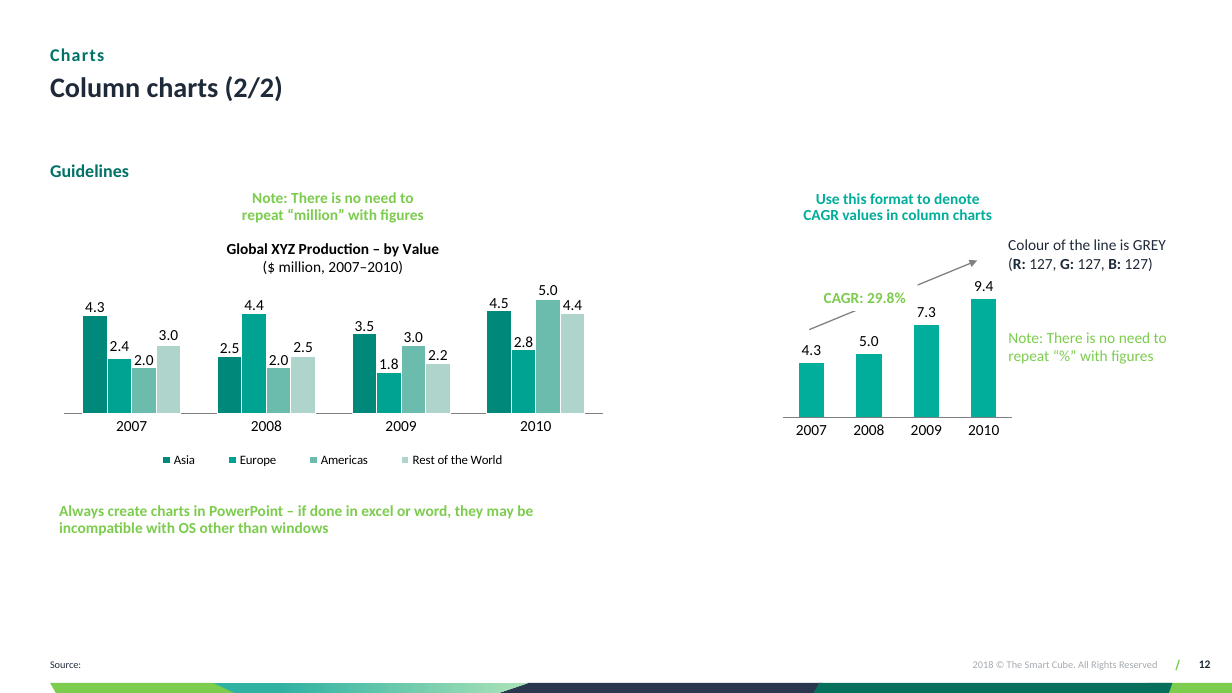
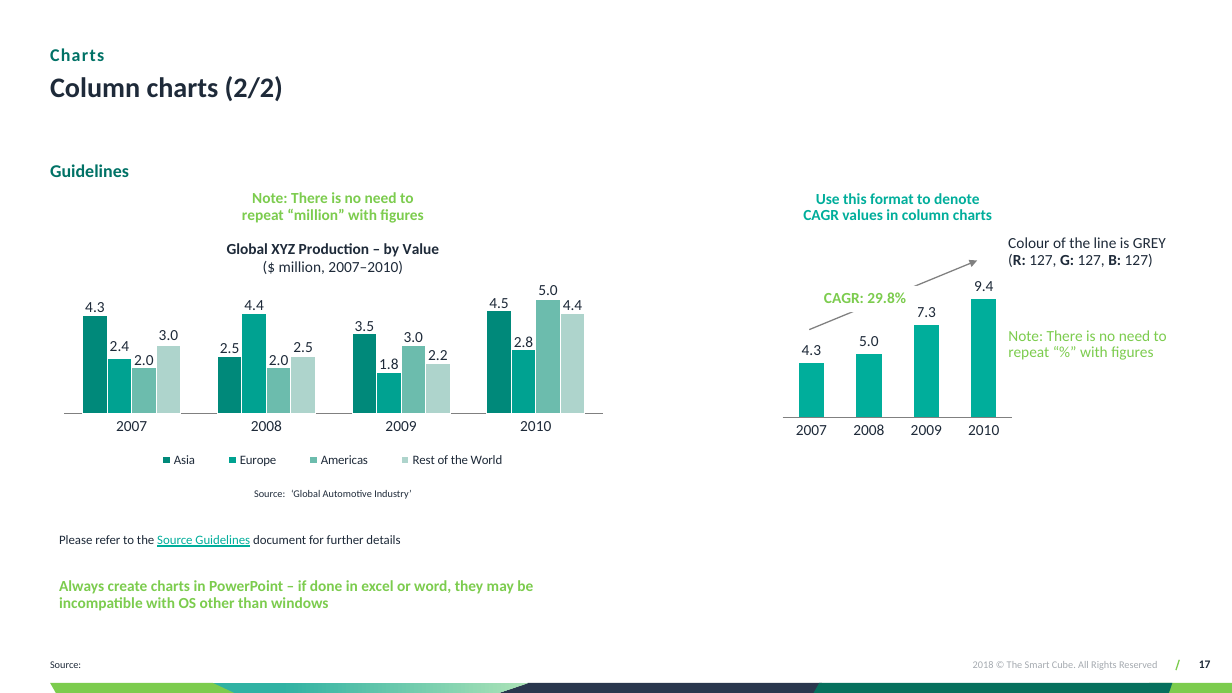
Before and after one commit to tdev131287/techandmate, a slide deck: slide 17 of TSCPPT_Addin/AppData/Template/Template_Automation.pptx (slide 12 before the commit). Drawn at 1232x693 pixels with LibreOffice and Linux fonts; fonts in the diff are those of the drawing; background and template pictures are left out. Boxes give left, top, right and bottom in pixels: in the first picture for what was removed or moved away, otherwise in the second. Text is boxed around its words. In the diff, an @@ line names an element or a change of style, - is before the commit and + after.

```diff
--- a/TSCPPT_Addin/AppData/Template/Template_Automation.pptx
+++ b/TSCPPT_Addin/AppData/Template/Template_Automation.pptx
@@ column chart at box(50, 226, 616, 485) @@
@@ title "Global XYZ Production – by Value($ million, 2007–2010)" to "Global XYZ Production – by Value($ million, 2007–2010) " @@
@@ data labels of Asia changed @@
@@ data labels of Europe changed @@
@@ data labels of Americas changed @@
@@ data labels of Rest of the World changed @@
@@ legend changed @@
@@ category axis changed @@
@@ text "Colour of the line is ..." at box(1008, 237, 1166, 267): line spacing 1 to 0.9 @@
@@ column chart at box(767, 265, 1021, 452) @@
@@ data labels of Series 1 changed @@
@@ category axis changed @@
@@ text "CAGR: 29.8%" at box(824, 292, 906, 303): line spacing 1 to 0.9; more space between paragraphs @@
@@ text "Note: There is no need ..." at box(1008, 330, 1167, 360): line spacing 1 to 0.9; less space between paragraphs @@
@@ text added at box(254, 490, 411, 499), 8 pt, text #1E2A39 @@
+Source: ‘Global Automotive Industry’
@@ text added at box(59, 535, 400, 547), 10 pt, text #1E2A39 @@
+Please refer to the Source Guidelines document for further details
@@ text "Always create charts in PowerPoint ...": place and size @@
-text "Always create charts in PowerPoint ..." at box(59, 505, 533, 536)
+text "Always create charts in PowerPoint ..." at box(59, 580, 533, 611)
```
Also in this commit, not shown: 12 other slides changed, 6 slides added, 1 slide removed, 56 other files.
